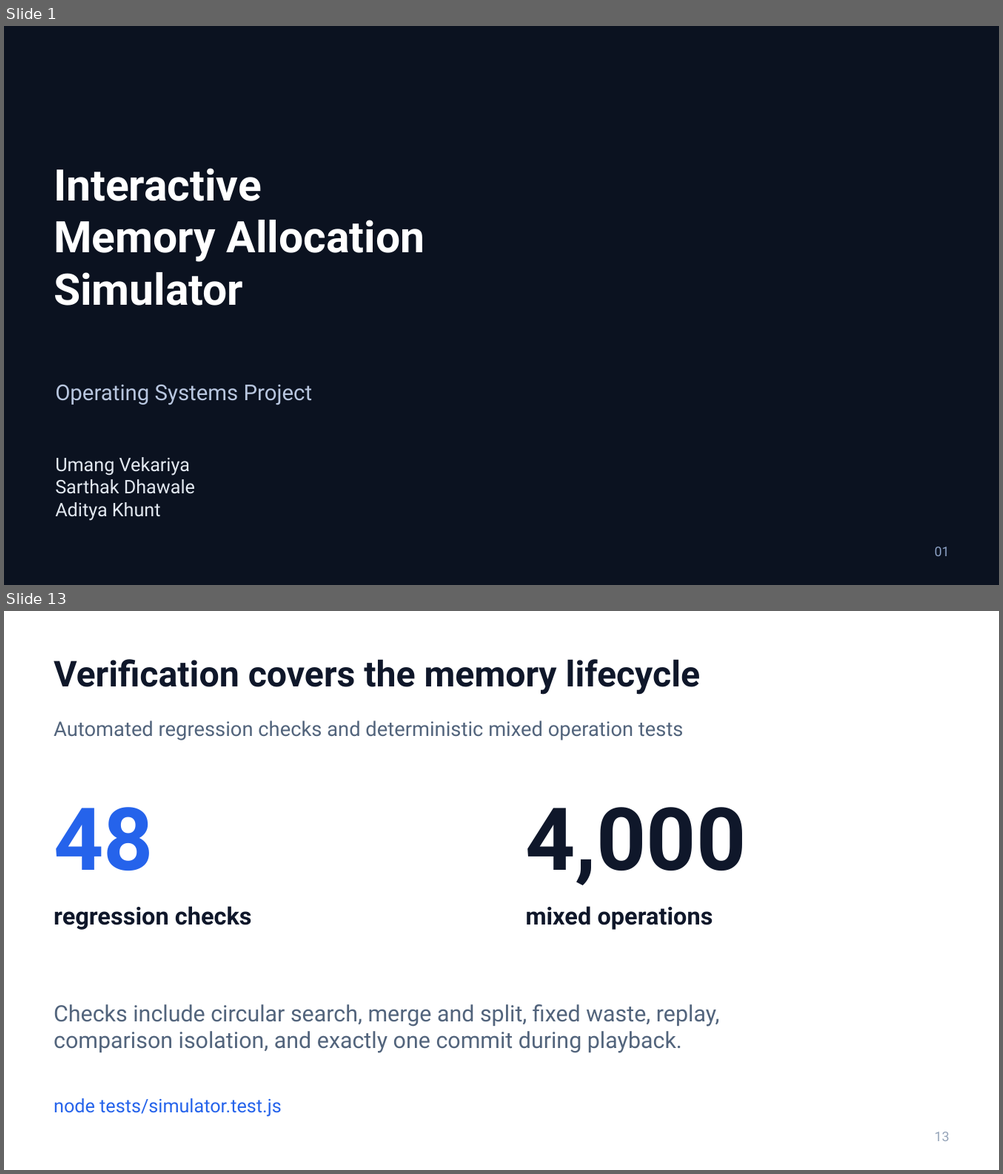
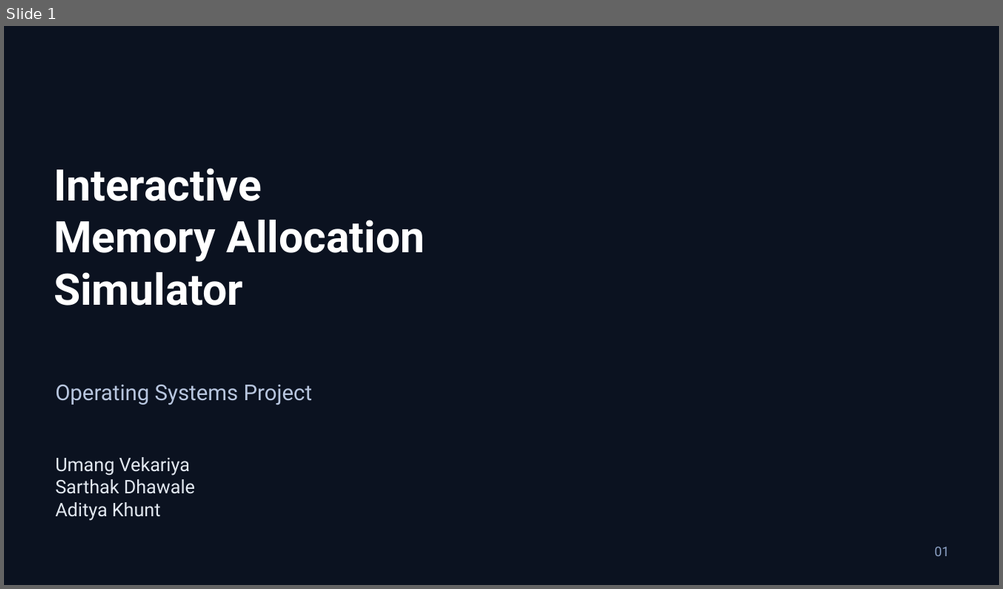
Before and after one commit to Umang-Vekariya/interactive-memory-allocation-simulator, a slide deck: docs/presentation/Interactive-Memory-Allocation-Simulator.pptx. Shown one above the other, each under a label of ours: slides 1 and 13 before the commit, slide 1 after it; the slides between them are not shown. The pictures are 1003x1174 and 1003x589 pixels, drawn with LibreOffice and Linux fonts; fonts in the diff are those of the drawing; background and template pictures are left out. Boxes give left, top, right and bottom in pixels: in the first picture for what was removed or moved away, otherwise in the second. Text is boxed around its words. In the diff, an @@ line names an element or a change of style, - is before the commit and + after.

```diff
--- a/docs/presentation/Interactive-Memory-Allocation-Simulator.pptx
+++ b/docs/presentation/Interactive-Memory-Allocation-Simulator.pptx
@@ slide 13 removed at box(4, 611, 999, 1170), background #FFFFFF @@
@@ text removed at box(54, 659, 700, 695) @@
-Verification covers the memory lifecycle
@@ text removed at box(54, 721, 683, 741) @@
-Automated regression checks and deterministic mixed operation tests
@@ text removed at box(54, 807, 153, 871) @@
-48
@@ text removed at box(526, 807, 746, 886) @@
-4,000
@@ text removed at box(54, 906, 252, 930) @@
-regression checks
@@ text removed at box(526, 906, 713, 930) @@
-mixed operations
@@ text removed at box(54, 1005, 720, 1054) @@
-Checks include circular search, merge and split, fixed waste, replay,
-comparison isolation, and exactly one commit during playback.
@@ text removed at box(54, 1099, 282, 1117) @@
-node tests/simulator.test.js
@@ text removed at box(934, 1132, 949, 1142) @@
-13
```
Also in this commit, not shown: 5 slides changed, 8 slides added, 11 other slides removed, 1 other file.
